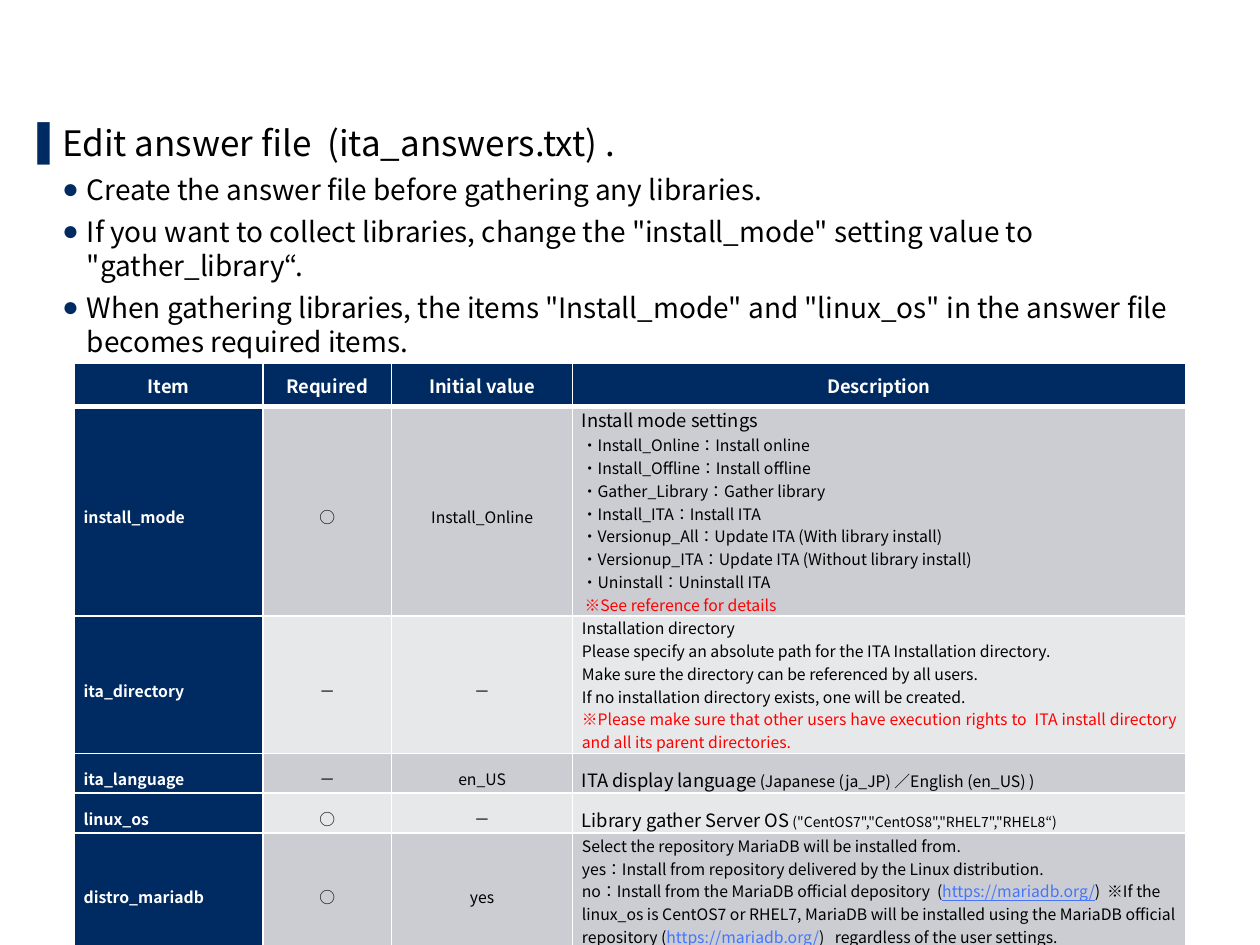
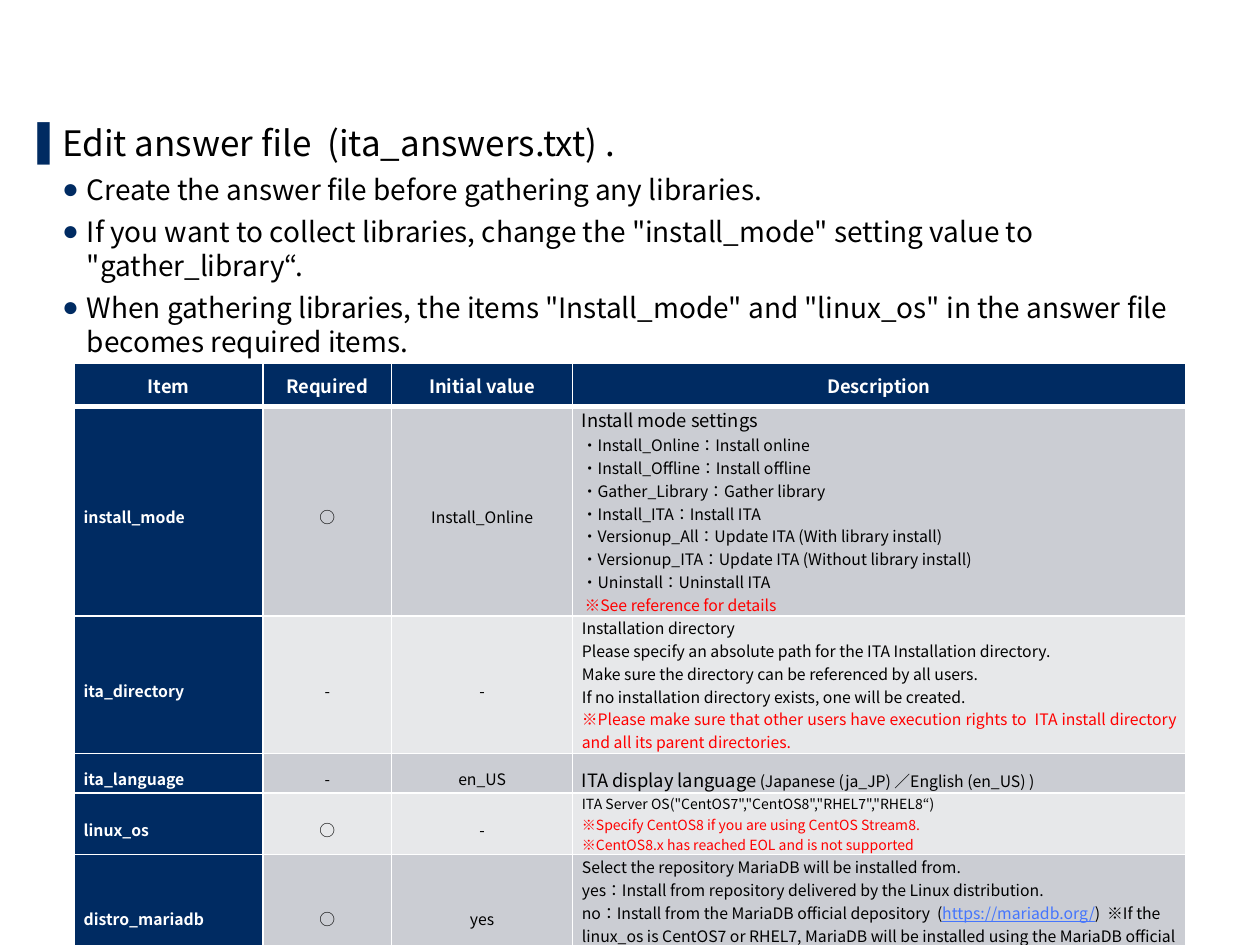
Before and after one commit to exastro-suite/it-automation-docs, a slide deck: slide 16 of asset/Learn/ITA-offline-install.pptx. Drawn at 1260x945 pixels with LibreOffice and Linux fonts; fonts in the diff are those of the drawing; background and template pictures are left out. Boxes give left, top, right and bottom in pixels: in the first picture for what was removed or moved away, otherwise in the second. Text is boxed around its words. In the diff, an @@ line names an element or a change of style, - is before the commit and + after.

```diff
--- a/asset/Learn/ITA-offline-install.pptx
+++ b/asset/Learn/ITA-offline-install.pptx
@@ table at (x1=74, y1=363, x2=1186, y2=945) @@
-row 3, column 2: －
+row 3, column 2: -
-row 3, column 3: －
+row 3, column 3: -
-row 4, column 2: －
+row 4, column 2: -
-row 5, column 3: －
+row 5, column 3: -
@@ row 5, column 4: "Library gather Server OS ("CentOS7","CentOS8","RHEL7","RHEL8“)" to "ITA Server OS("CentOS7","CentOS8","RHEL7","RHEL8“) ※Specify CentOS8 if you are using CentOS Stream8. ※CentOS8.x has reached EOL and is not supported" @@
```
Also in this commit, not shown: 5 other slides changed, 5 other files.
